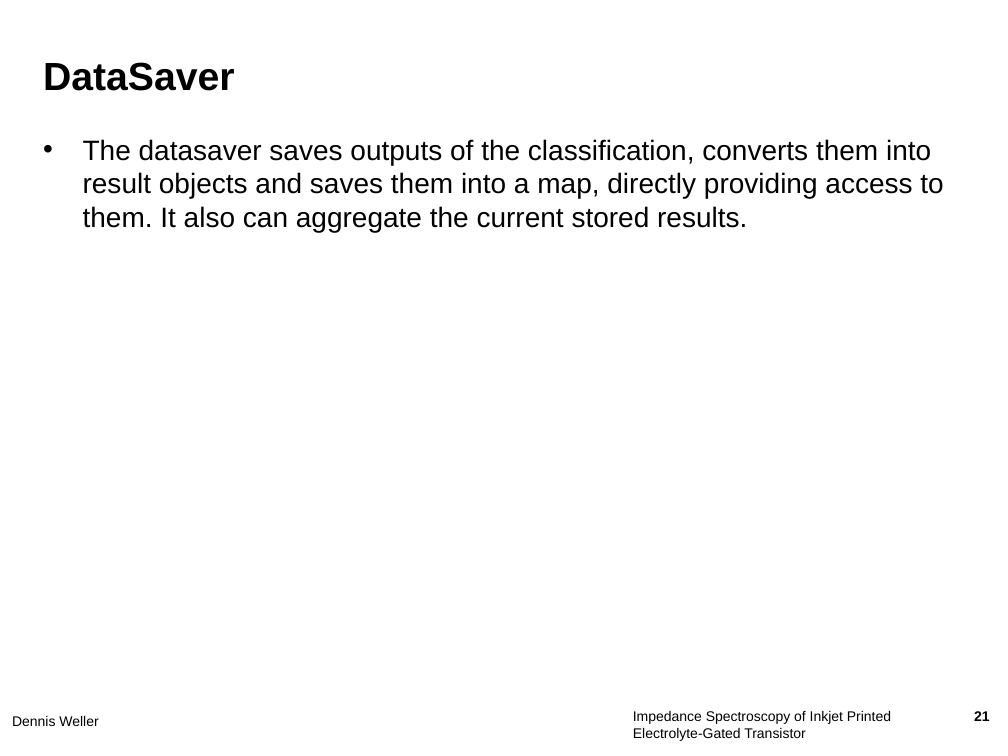
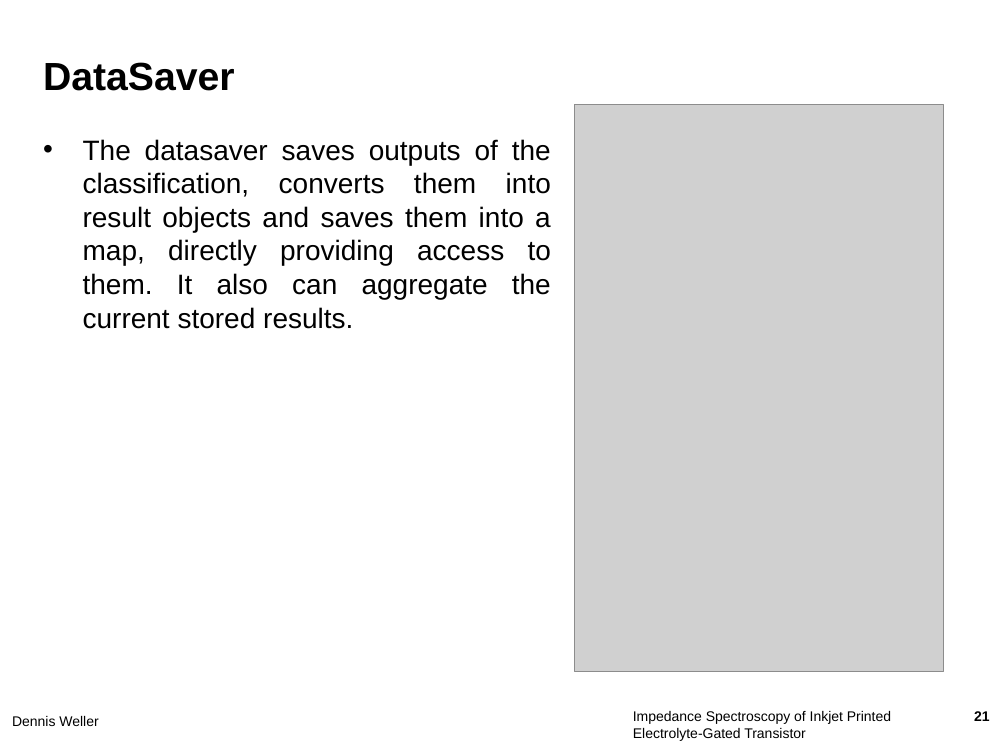
Before and after one commit to MehyarCh/HEPICS, a slide deck: slide 21 of Test-Document/TEST_PPT_2.0.pptx. Drawn at 1008x756 pixels with LibreOffice and Linux fonts; fonts in the diff are those of the drawing; grey boxes stand for pictures; background and template pictures are left out. Boxes give left, top, right and bottom in pixels: in the first picture for what was removed or moved away, otherwise in the second. Text is boxed around its words. In the diff, an @@ line names an element or a change of style, - is before the commit and + after.

```diff
--- a/Test-Document/TEST_PPT_2.0.pptx
+++ b/Test-Document/TEST_PPT_2.0.pptx
@@ picture added at [575,105,943,672] @@
@@ text "The datasaver saves outputs of ..." at [83,139,551,329]: alignment left to justified @@
```
Also in this commit, not shown: 3 other slides changed.
